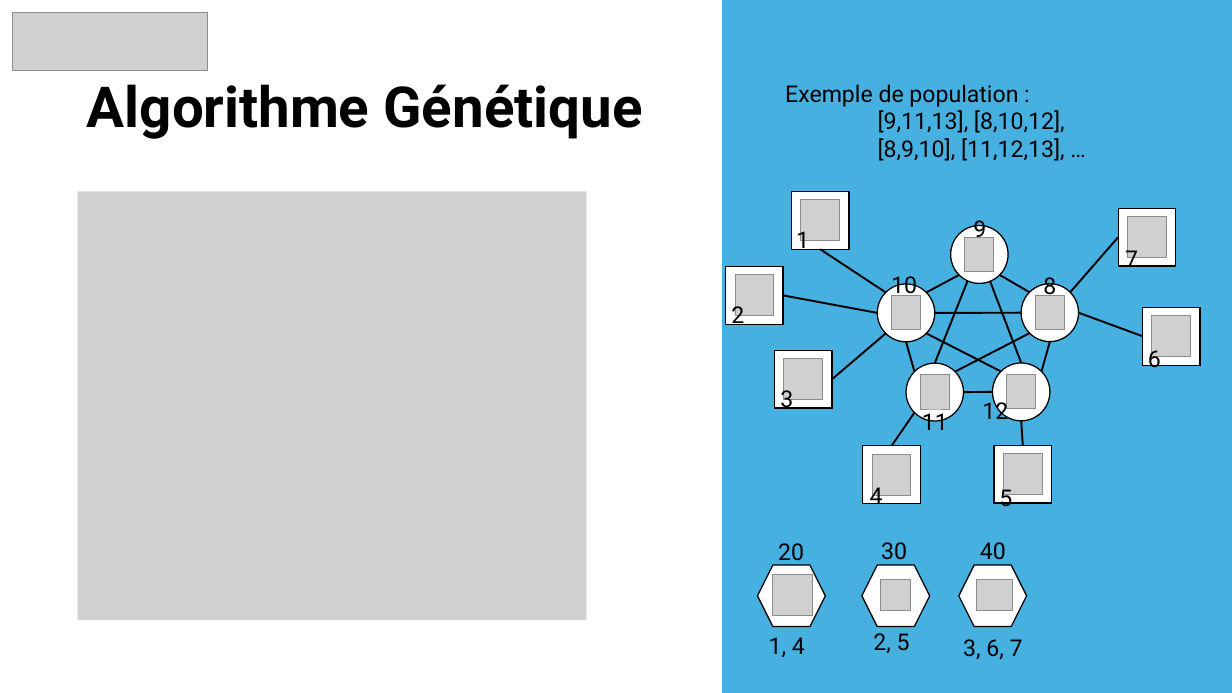
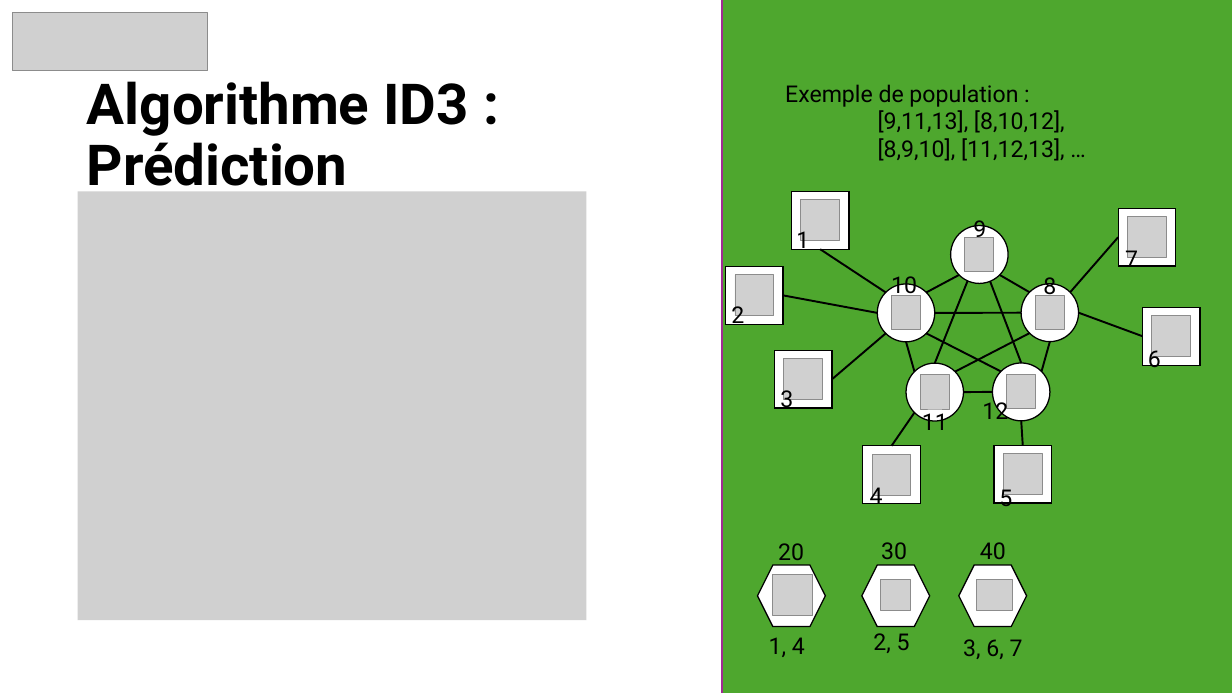
Before and after one commit to snonow/PROJ631-Arbres_de_decision, a slide deck: slide 5 of Presentation-Proj631 - Arbre_de_Décision.pptx. Drawn at 1232x693 pixels with LibreOffice and Linux fonts; fonts in the diff are those of the drawing; grey boxes stand for pictures; background and template pictures are left out. Boxes give left, top, right and bottom in pixels: in the first picture for what was removed or moved away, otherwise in the second. Text is boxed around its words. In the diff, an @@ line names an element or a change of style, - is before the commit and + after.

```diff
--- a/Presentation-Proj631 - Arbre_de_Décision.pptx
+++ b/Presentation-Proj631 - Arbre_de_Décision.pptx
@@ rectangle at (723,0,1232,693): fill #46B1E1 to #4EA72E; outline none to #A02B93 1.5 pt @@
@@ text at (87,81,469,198): text changed @@
-Algorithme Génétique
+Algorithme ID3 : Prédiction
```
Also in this commit, not shown: 6 other slides changed, 2 other files.
